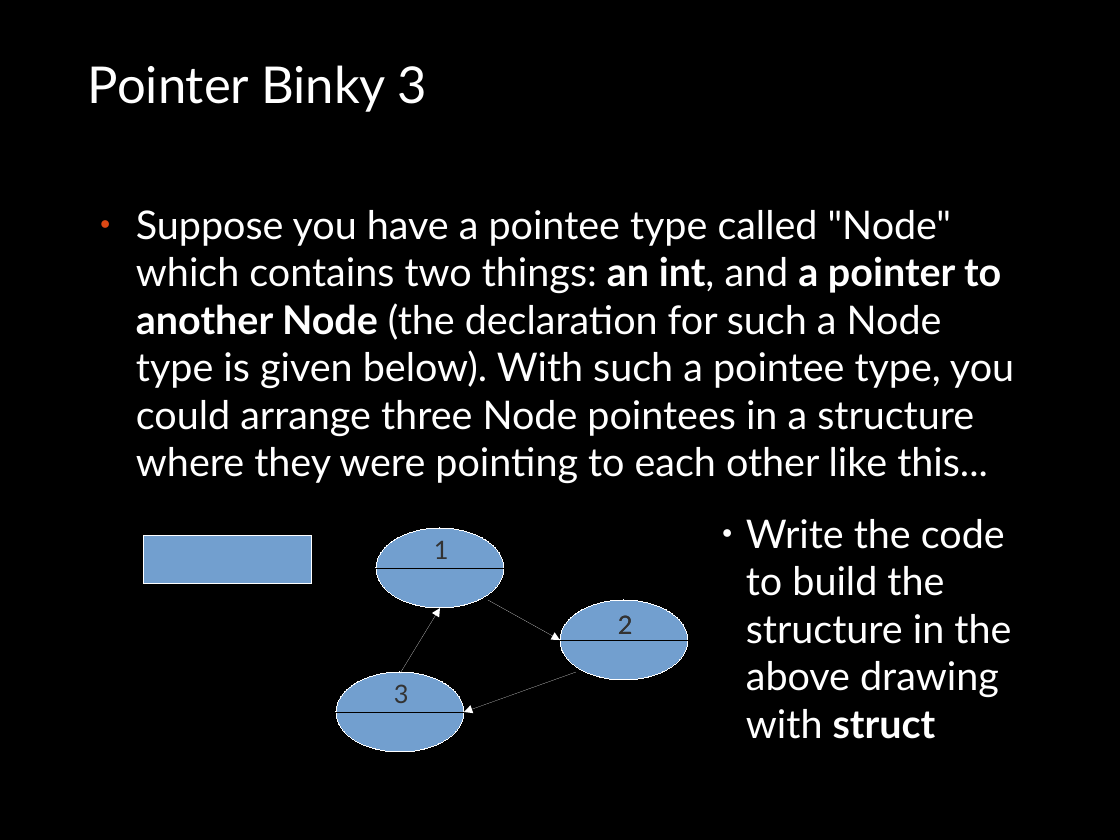
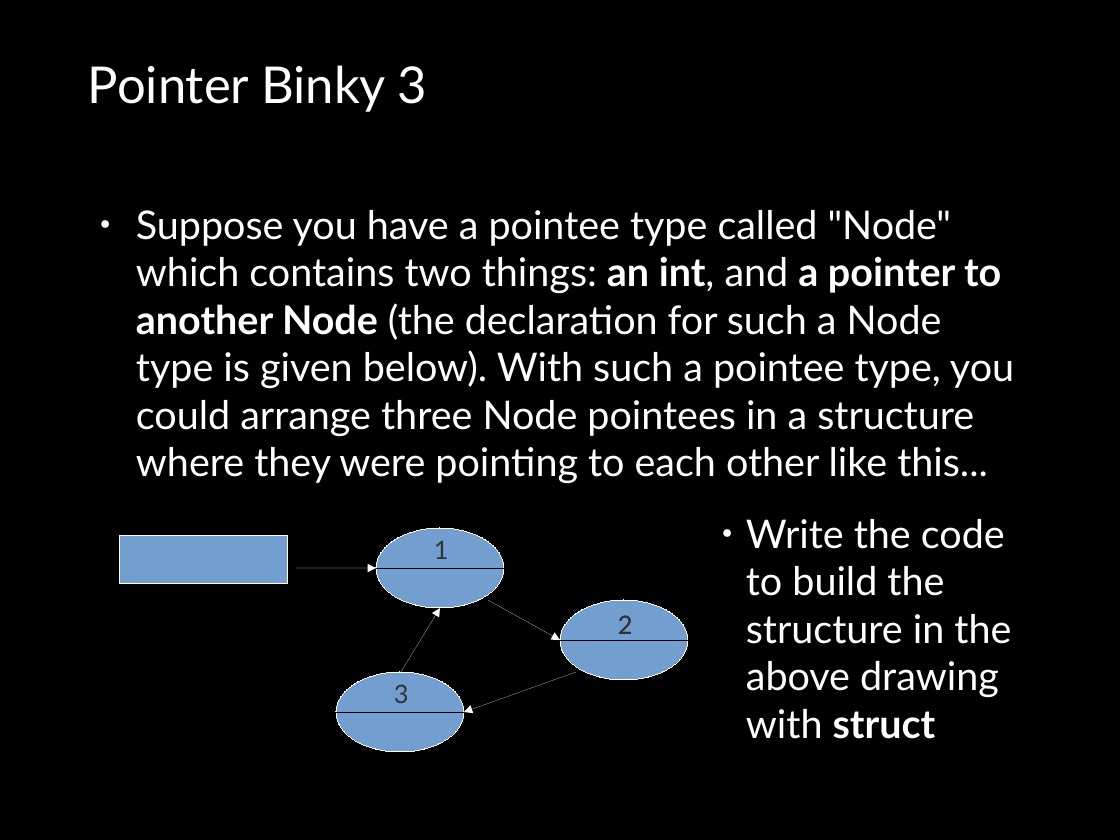
Before and after one commit to bagustris/prokom-tf, a slide deck: slide 3 of slide/prokom7.odp. Drawn at 1120x840 pixels with LibreOffice and Linux fonts; fonts in the diff are those of the drawing. Boxes give left, top, right and bottom in pixels: in the first picture for what was removed or moved away, otherwise in the second. Text is boxed around its words. In the diff, an @@ line names an element or a change of style, - is before the commit and + after.

```diff
--- a/slide/prokom7.odp
+++ b/slide/prokom7.odp
@@ text "Suppose you have a pointee ..." at (136, 210, 1014, 484): bullet colour #DD4814 to #FFFFFF @@
@@ rectangle: place and size @@
-rectangle at (144, 537, 312, 584)
+rectangle at (120, 537, 288, 584)
@@ arrow added from (296, 568) to (376, 568), #FFFFFF 0 pt @@
```
Also in this commit, not shown: 3 other slides changed, 4 other files.
